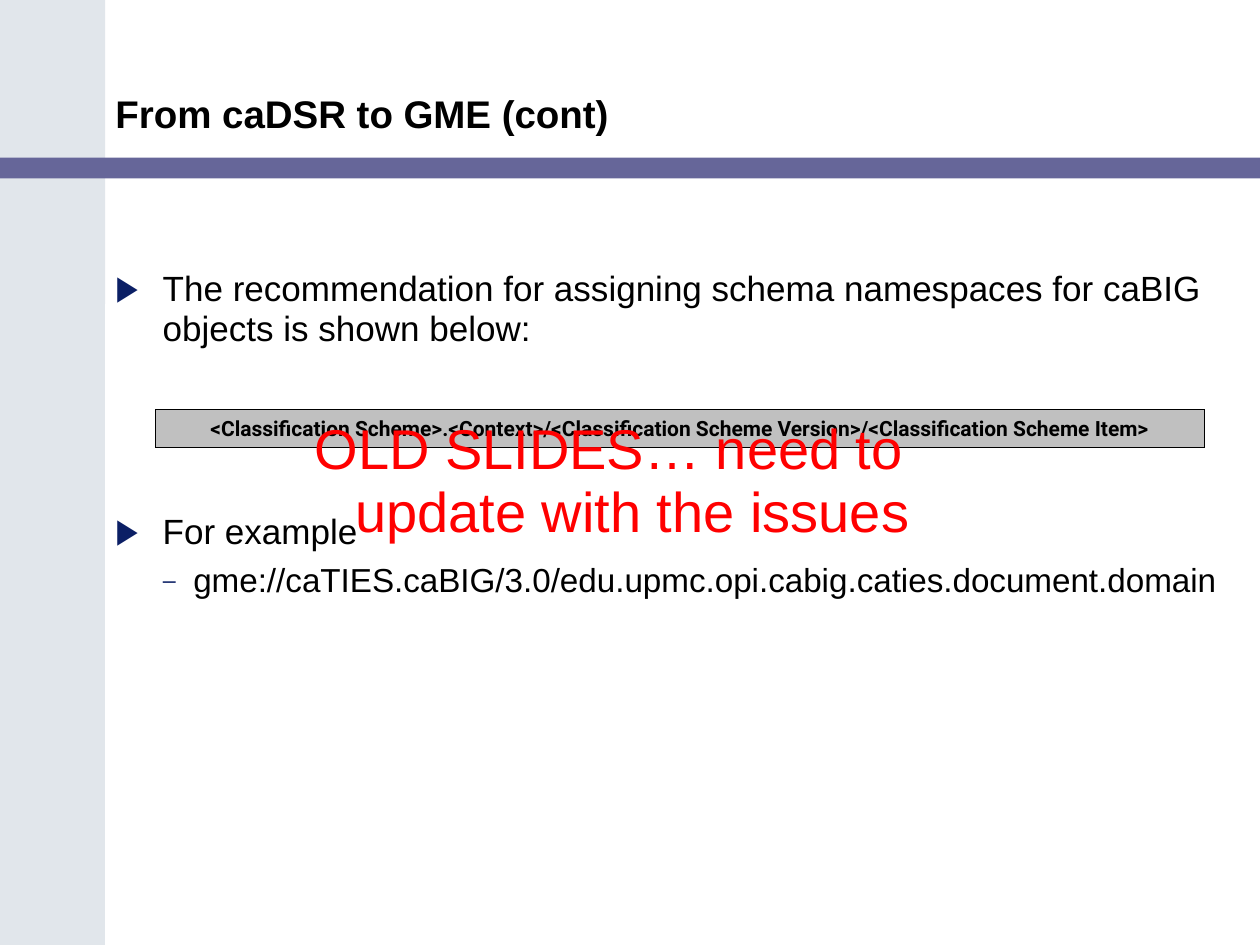
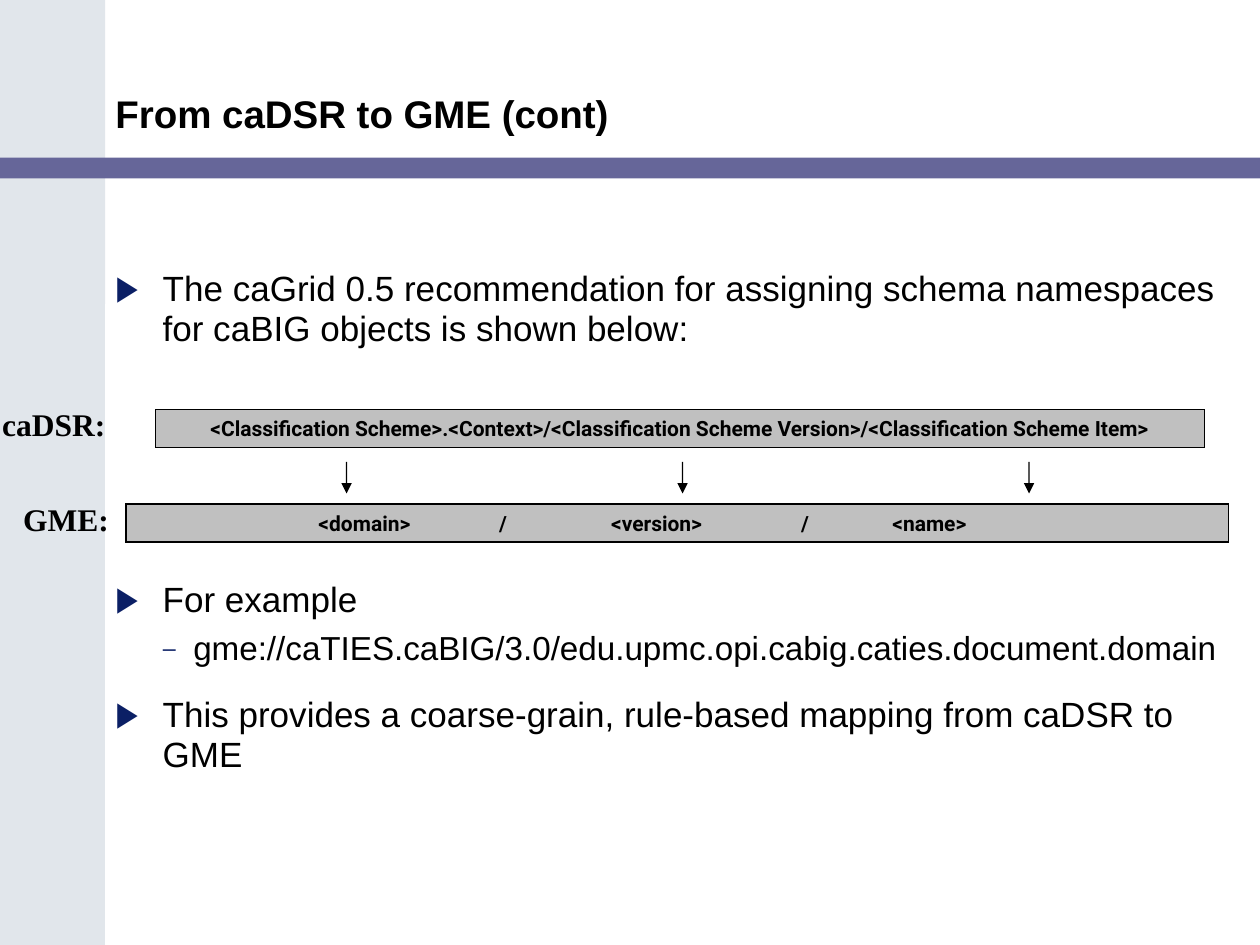
Before and after one commit to NCIP/cagrid-portal, a slide deck: slide 24 of cagrid-1-0/Documentation/presentations/200602_VCDE_ARCH/Service_Guidlines_Arch_VCDE_Feb2.ppt. Drawn at 1260x945 pixels with LibreOffice and Linux fonts; fonts in the diff are those of the drawing; background and template pictures are left out. Boxes give left, top, right and bottom in pixels: in the first picture for what was removed or moved away, otherwise in the second. Text is boxed around its words. In the diff, an @@ line names an element or a change of style, - is before the commit and + after.

```diff
--- a/cagrid-1-0/Documentation/presentations/200602_VCDE_ARCH/Service_Guidlines_Arch_VCDE_Feb2.ppt
+++ b/cagrid-1-0/Documentation/presentations/200602_VCDE_ARCH/Service_Guidlines_Arch_VCDE_Feb2.ppt
@@ text at (x1=163, y1=275, x2=1214, y2=348): text changed @@
-▶ The recommendation for assigning schema namespaces for caBIG objects is shown below:
+▶ The caGrid 0.5 recommendation for assigning schema namespaces for caBIG objects is shown below:
@@ text added at (x1=2, y1=415, x2=105, y2=437), 18 pt, text #000000, bold @@
+caDSR:
@@ text removed at (x1=314, y1=424, x2=909, y2=543) @@
-OLD SLIDES… need to update with the issues
@@ arrow added from (346, 462) to (346, 494), #000000 0.74 pt @@
@@ arrow added from (683, 462) to (683, 494), #000000 0.74 pt @@
@@ arrow added from (1029, 462) to (1029, 494), #000000 0.74 pt @@
@@ rectangle added at (x1=126, y1=504, x2=1228, y2=542), fill #C0C0C0, outline #000000 0.74 pt, 12 pt, text #000000, bold @@
+<domain> / <version> / <name>
@@ text added at (x1=23, y1=510, x2=109, y2=532), 18 pt, text #000000, bold @@
+GME:
@@ text at (x1=163, y1=701, x2=1173, y2=768): paragraph added @@
+▶ This provides a coarse-grain, rule-based mapping from caDSR to GME
```
Also in this commit, not shown: 2 other slides changed.
